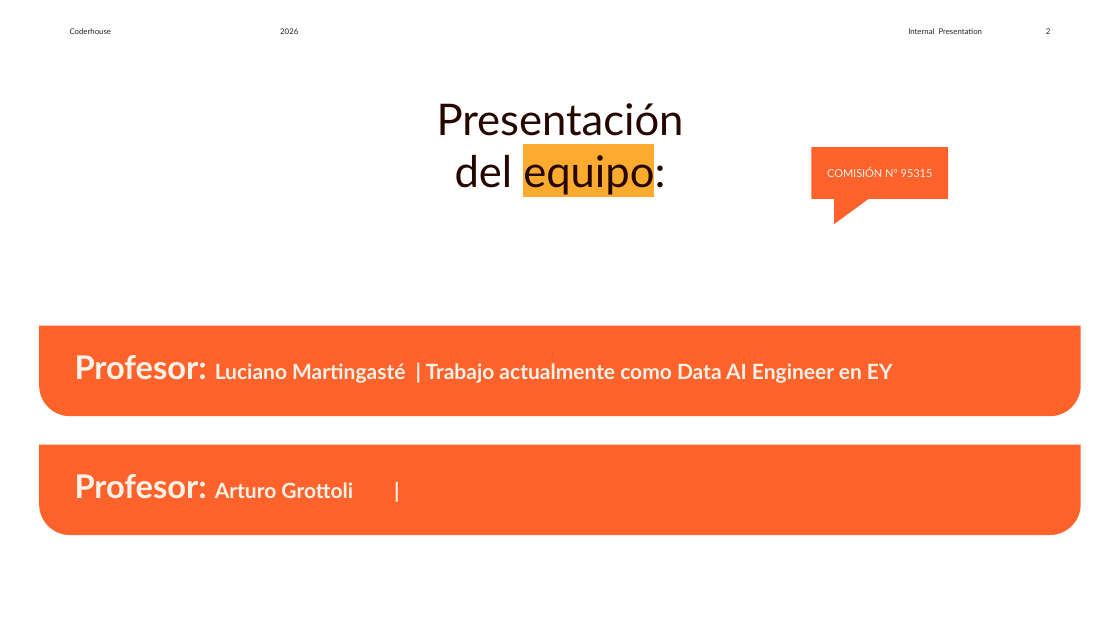
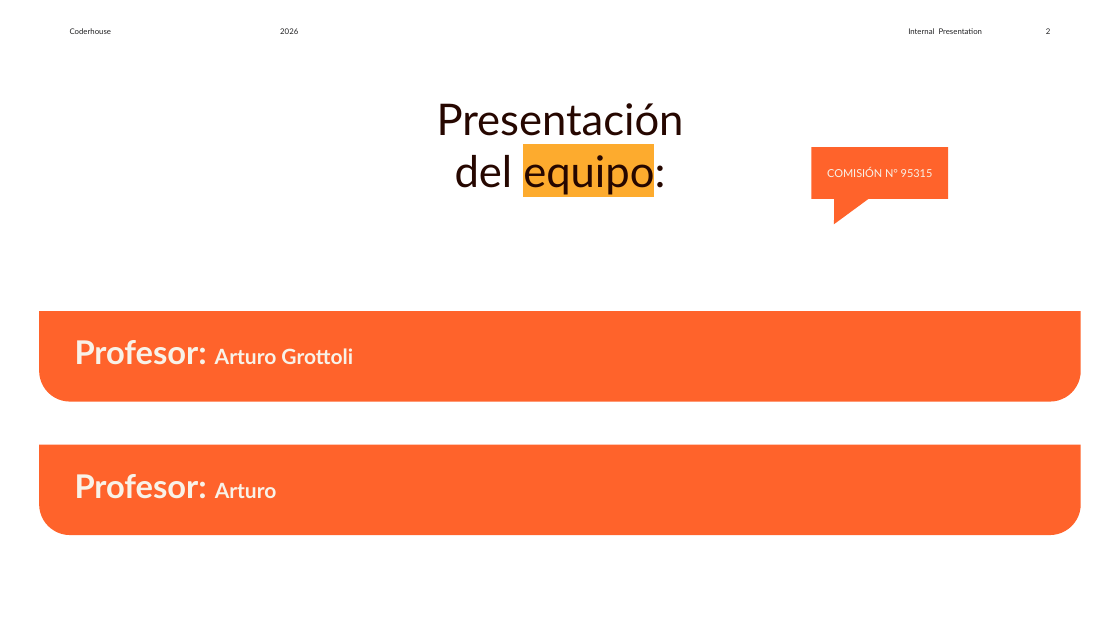
Before and after one commit to Arturogrottoli/data-Science-1, a slide deck: slide 2 of Clase01/Unidad 1 Transformacion Digital en la Industria 4.0.pptx. Drawn at 1120x630 pixels with LibreOffice and Linux fonts; fonts in the diff are those of the drawing. Boxes give left, top, right and bottom in pixels: in the first picture for what was removed or moved away, otherwise in the second. Text is boxed around its words. In the diff, an @@ line names an element or a change of style, - is before the commit and + after.

```diff
--- a/Clase01/Unidad 1 Transformacion Digital en la Industria 4.0.pptx
+++ b/Clase01/Unidad 1 Transformacion Digital en la Industria 4.0.pptx
@@ round same rect "Profesor: Arturo Grottoli": place and size @@
-round same rect "Profesor: Arturo Grottoli" at (39,326,1081,417)
+round same rect "Profesor: Arturo Grottoli" at (39,311,1081,402)
@@ text in round same rect at (75,340,353,365): text changed @@
-Profesor: Luciano Martingasté | Trabajo actualmente como Data AI Engineer en EY
+Profesor: Arturo Grottoli
@@ text in round same rect at (75,474,277,499): text changed; size 18 to 28 pt @@
-Profesor: Arturo Grottoli |
+Profesor: Arturo
```
Also in this commit, not shown: 1 other slide changed, 2 other files.
